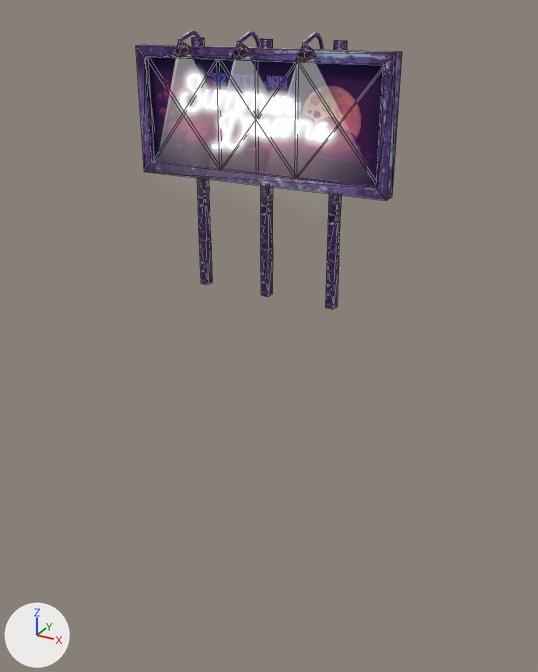
One commit to the glTF model summer-dreams-billboard.glb: the scene before it, then after it.
Both versions are drawn from a camera (50 mm lens) standing at (2.91, -4.87, 2.2) and looking at (0.06, 0.31, -0.39). Arrows for +X, +Y and +Z are at lower left; the lights stay in place. Mesh edges are drawn as thin lines on the coarser meshes. Vertices at the same position are counted once.

Names of what the first picture shows: 'Cube2', 'Cube2_sep17', 'Cube2_sep18', 'Cube2_sep19', 'Cube2_sep20', 'Cube2_sep21'.
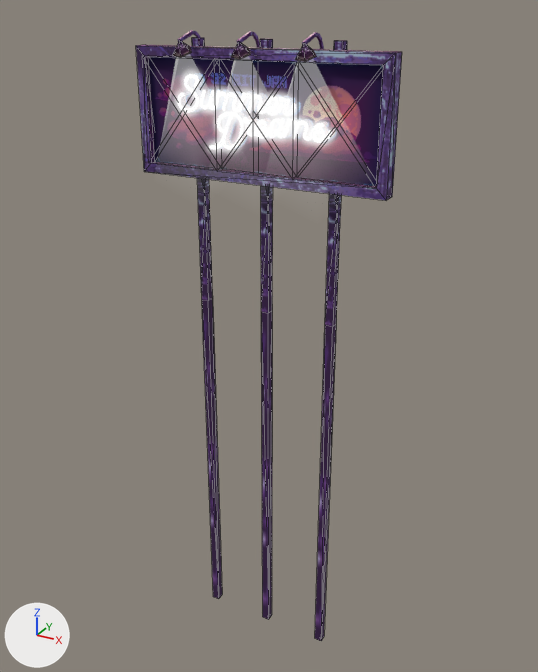
Diff of the bpy script that builds the scene:
```diff
--- a/summer-dreams-billboard.glb.py
+++ b/summer-dreams-billboard.glb.py
@@ me_cube2_sep21 @@
 me_cube2_sep21.from_pydata(...)  # 24 vertices, 44 faces; spans x 0.61..0.68, y 0.25..0.32, z 0.0..2.0
 # used by ob_cube2_sep21; location = (0.0, 0.0, 0.0)
 # before: 0 (0.61, 0.25, 0.0) at pixel (325, 307), 1 (0.61, 0.25, 0.4) at pixel (327, 260), 2 (0.61, 0.32, 0.0), 5 (0.61, 0.32, 0.4), 7 (0.68, 0.32, 0.4) at pixel (338, 259)
 # before: 20 (0.68, 0.32, 0.0) at pixel (337, 306), 21 (0.68, 0.25, 0.0) at pixel (333, 309), 23 (0.68, 0.25, 0.4) at pixel (335, 261)
+# me_cube2_sep21 part 1
+for i in [0, 2, 20, 21]: me_cube2_sep21.vertices[i].co += Vector((0.0, 0.0, -3.53))
+for i in [1, 5, 7, 23]: me_cube2_sep21.vertices[i].co += Vector((0.0, 0.0, -0.55))
 me_cube2_sep21.materials.append(mat_cube2_auv)
@@ me_cube2_sep20 @@
 me_cube2_sep20.from_pydata(...)  # 24 vertices, 44 faces; spans x -0.59..-0.52, y 0.25..0.32, z 0.0..2.0
 # used by ob_cube2_sep20; location = (0.0, 0.0, 0.0)
 # before: 0 (-0.59, 0.25, 0.0) at pixel (201, 283), 1 (-0.59, 0.25, 0.4) at pixel (199, 239), 2 (-0.59, 0.32, 0.0), 5 (-0.59, 0.32, 0.4), 7 (-0.52, 0.32, 0.4) at pixel (210, 238)
 # before: 20 (-0.52, 0.32, 0.0) at pixel (212, 282), 21 (-0.52, 0.25, 0.0) at pixel (207, 284), 23 (-0.52, 0.25, 0.4) at pixel (206, 240)
+# me_cube2_sep20 part 2
+for i in [0, 2, 20, 21]: me_cube2_sep20.vertices[i].co += Vector((0.0, 0.0, -3.53))
+for i in [1, 5, 7, 23]: me_cube2_sep20.vertices[i].co += Vector((0.0, 0.0, -0.55))
 me_cube2_sep20.materials.append(mat_cube2_auv)
@@ me_cube2_sep19 @@
 me_cube2_sep19.from_pydata(...)  # 24 vertices, 44 faces; spans x 0.02..0.09, y 0.25..0.32, z 0.0..2.0
 # used by ob_cube2_sep19; location = (0.0, 0.0, 0.0)
 # before: 0 (0.02, 0.25, 0.0) at pixel (261, 295), 1 (0.02, 0.25, 0.4) at pixel (260, 249), 2 (0.02, 0.32, 0.0), 5 (0.02, 0.32, 0.4), 7 (0.09, 0.32, 0.4) at pixel (272, 248)
 # before: 20 (0.09, 0.32, 0.0) at pixel (272, 294), 21 (0.09, 0.25, 0.0) at pixel (268, 296), 23 (0.09, 0.25, 0.4) at pixel (268, 250)
+# me_cube2_sep19 part 3
+for i in [0, 2, 20, 21]: me_cube2_sep19.vertices[i].co += Vector((0.0, 0.0, -3.53))
+for i in [1, 5, 7, 23]: me_cube2_sep19.vertices[i].co += Vector((0.0, 0.0, -0.55))
 me_cube2_sep19.materials.append(mat_cube2_auv)
@@ me_cube2 @@
 me_cube2.from_pydata(...)  # 13 vertices, 14 faces; spans x -0.95..1.04, y 0.13, z 1.04..1.87
 # used by ob_cube2; location = (0.0, 0.0, 0.0)
+# me_cube2 part 4: the whole mesh is moved by (0.0, -0.04, 0.0)
 me_cube2.materials.append(mat_neon)
```

Where the change shows, as pixel boxes [x1, y1, x2, y2] in the pictures (538 x 672 px; the box of a moved part takes in the faces that stretch with it):
'Cube2', mesh moved
    before: [179, 72, 334, 150]
    after: [177, 73, 332, 151]
'Cube2_sep21', reshaped (50% wider, 123% taller)
    before: [326, 40, 347, 309]
    after: [315, 40, 347, 641]
'Cube2_sep19', reshaped (125% taller)
    before: [260, 39, 273, 297]
    after: [260, 39, 273, 620]
'Cube2_sep20', reshaped (48% wider, 126% taller)
    before: [192, 37, 212, 285]
    after: [192, 37, 222, 599]
part 1 of me_cube2_sep21, moved or reshaped
    before: [326, 210, 341, 309]
    after: [315, 210, 341, 641]
part 2 of me_cube2_sep20, moved or reshaped
    before: [198, 193, 212, 285]
    after: [198, 193, 222, 599]
part 3 of me_cube2_sep19, moved or reshaped
    before: [261, 201, 273, 297]
    after: [261, 201, 273, 620]
